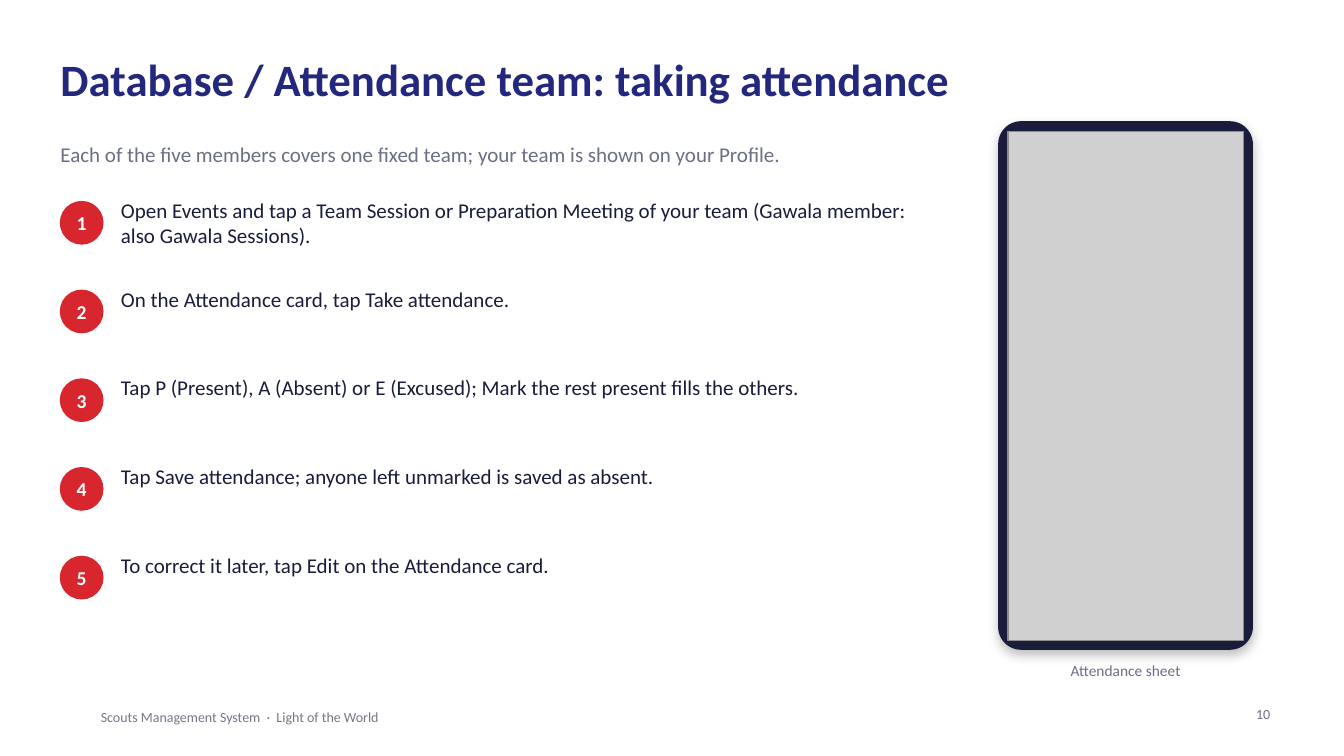
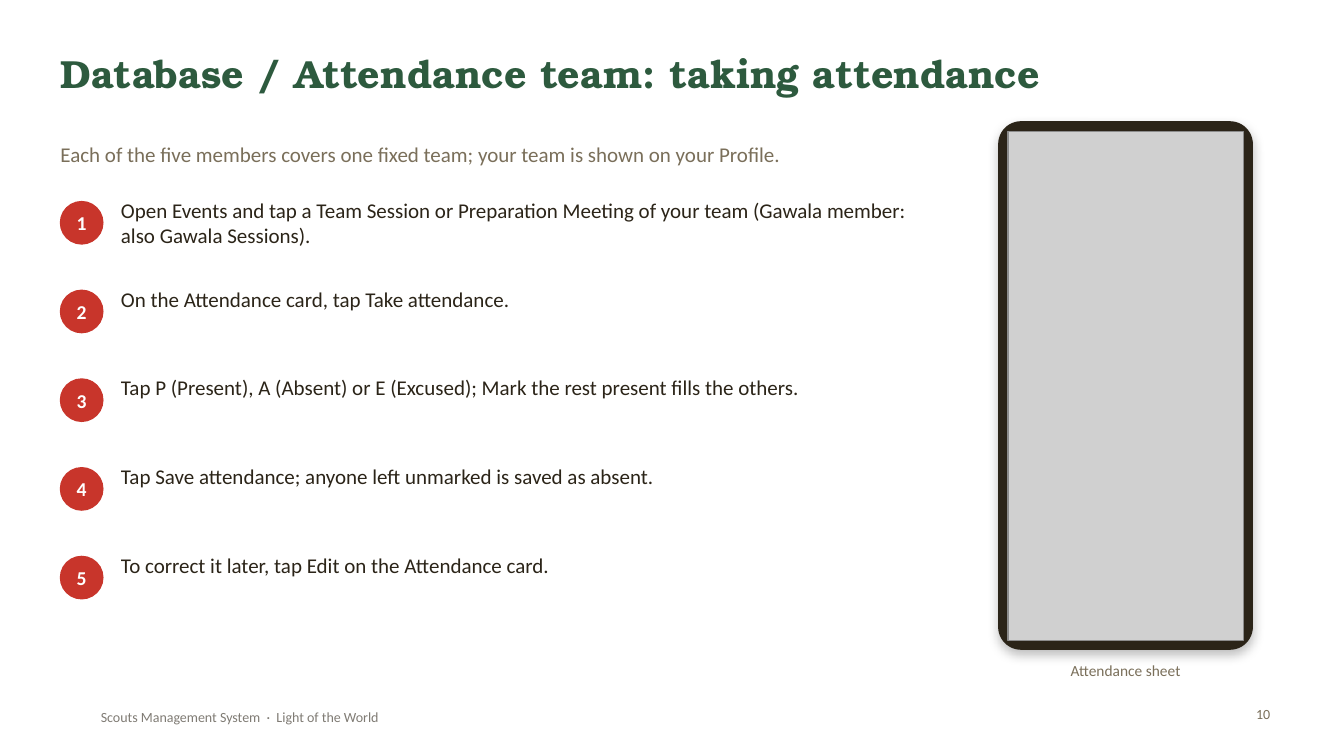
Before and after one commit to SamuelAtef123/Scouts-Management-System-Web-App, a slide deck: slide 10 of docs/Scouts-Project-Presentation.pptx. Drawn at 1344x756 pixels with LibreOffice and Linux fonts; fonts in the diff are those of the drawing; grey boxes stand for pictures; background and template pictures are left out. Boxes give left, top, right and bottom in pixels: in the first picture for what was removed or moved away, otherwise in the second. Text is boxed around its words. In the diff, an @@ line names an element or a change of style, - is before the commit and + after.

Commit message:
Restyle the report and presentation in the scout field-kit theme
- New screenshots of the app in the new design
- PDF: canvas and khaki, forest green, stitched badges and cards, rope dividers,
  torn-paper cover with map lines, slab headings
- Presentation: same theme with map-line background, rope dividers,
  stitched cards and badges, Rockwell headings

```diff
--- a/docs/Scouts-Project-Presentation.pptx
+++ b/docs/Scouts-Project-Presentation.pptx
@@ title "Database / Attendance team: taking ..." at [60,58,1040,98]: size 32 to 28 pt, font Calibri to TeX Gyre Bonum, text colour #23277D to #2D5A3E @@
@@ rounded rectangle at [999,122,1252,649]: fill #1A1C3B to #2B2418; outline #1A1C3B 1 pt to #2B2418 1 pt @@
@@ fill #D7262E to #C8352B; outline #D7262E 1 pt to #C8352B 1 pt in 5 elements at [60,202,103,244], [60,290,103,333], [60,379,103,421], [60,468,103,510], [60,557,103,599] @@
@@ text colour #1A1C3B to #2B2418 in 5 elements at [121,203,905,246], [121,292,509,311], [121,380,798,399], [121,469,653,488], [121,558,549,577] @@
@@ text "Scouts Management System · Light ..." at [101,712,379,725]: text colour #1A1C3B at 60% opacity to #2B2418 at 60% opacity @@
@@ text colour #6B6F86 to #7A6F5A in 3 elements at [60,147,780,166], [1071,665,1181,676], [1256,710,1270,719] @@
```
Also in this commit, not shown: 13 other slides changed, 12 other files.
